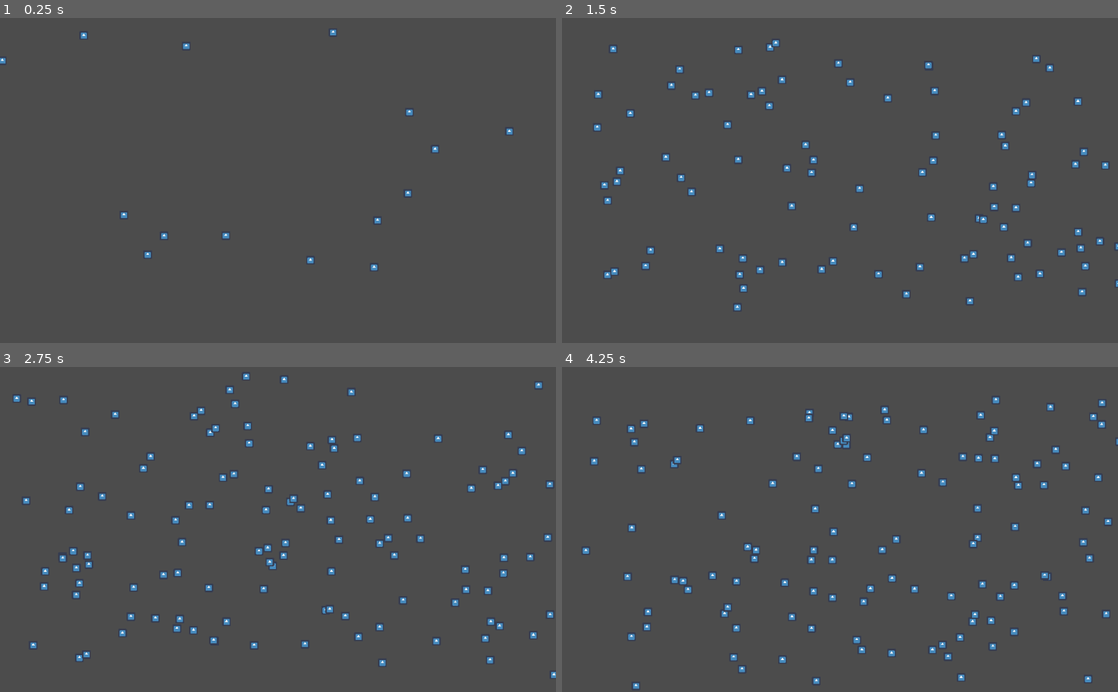
Above: before the commit, frames 1-4 (two rows, left to right).
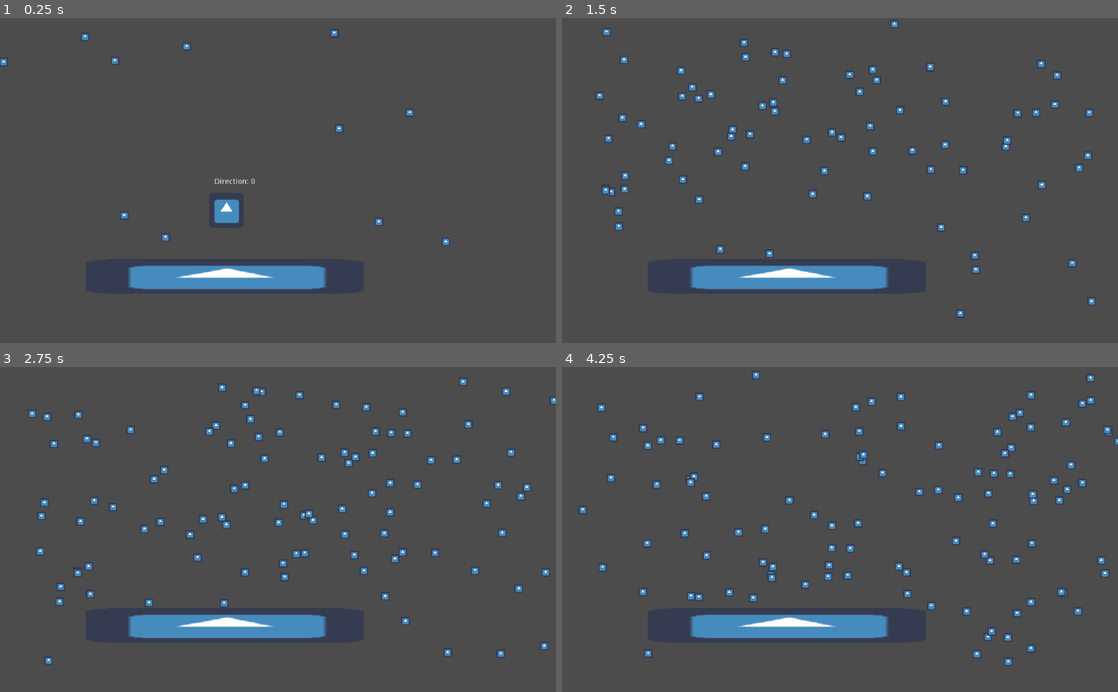
Above: after the commit, the same moments.

Repository: ValorZard/Climb-of-Destiny
Game: Godot game, scene res://BossRoom.tscn
The game is run twice, just before and just after one commit, with the same random seed, the same clock (stepped at 60 frames per second) and the same inputs. This scene is started directly instead of the project's main scene. The engine's default icon, where the game draws it, is replaced by a stand-in: a white triangle on a blue panel in a dark square.
Inputs (mouse positions are in pixels of both pictures, inside the frame that each line leads up to):
- Up to frame 1 (0.25 s): no input
- Up to frame 2 (1.5 s): move the mouse to (962, 164) at 0.52 s; press the mouse at (962, 164) at 0.53 s; hold D (walk_right) from 0.53 s (still down); tap Space (jump) at 0.77 s; move the mouse to (728, 196) at 1.27 s; release the mouse at (728, 196) at 1.28 s; click (728, 196) at 1.35 s
- Up to frame 3 (2.75 s): tap Space (jump) at 1.52 s; move the mouse to (333, 458) at 2.02 s; release D (walk_right) at 2.03 s; press the mouse at (333, 458) at 2.03 s; hold A (walk_left) from 2.03 s (still down)
- Up to frame 4 (4.25 s): move the mouse to (812, 594) at 2.77 s; release A (walk_left) at 2.78 s; release the mouse at (812, 594) at 2.78 s; hold D (walk_right) from 2.78 s (still down); click (812, 594) at 2.85 s; tap Space (jump) at 3.02, 3.77 s; move the mouse to (1006, 578) at 3.52 s; press the mouse at (1006, 578) at 3.53 s

The runs differ from the first frame. In frame 1, 3.4% of the frame differs, in the area x 0-93%, y 3-84%; in frame 2, 5.7%; in frame 3, 7.0%; in frame 4, 7.2%, in the area x 3-100%, y 1-100%.

Commit message:
fixed up boss pattern

Diff:
--- a/AttackPattern2.gd
+++ b/AttackPattern2.gd
@@ -5,16 +5,21 @@
 # var a = 2
 # var b = "text"
 var bullet_prefab := preload("res://Bullets/Bullet.tscn")
+var player : Player
 
 # Called when the node enters the scene tree for the first time.
 func _ready():
+	player = get_parent().get_node("Player")
 	pass # Replace with function body.
 
 
 # Called every frame. 'delta' is the elapsed time since the previous frame.
 func _physics_process(delta):
 	if $Timer.is_stopped():
-		var bullet_position = Vector2(rand_range(0, 1000), rand_range(0, 500))
+		var bullet_position := Vector2(rand_range(0, 1000), rand_range(0, 500))
+		while((bullet_position.x <= player.position.x + 50 and bullet_position.x >= player.position.x - 50)
+		or (bullet_position.y <= player.position.y + 50 and bullet_position.y >= player.position.y - 50)):
+			bullet_position = Vector2(rand_range(0, 1000), rand_range(0, 500))
 		var bullet := bullet_prefab.instance()
 		get_tree().current_scene.get_node("Bullets").add_child(bullet)
 		bullet.position = bullet_position
--- a/BossRoom.tscn
+++ b/BossRoom.tscn
@@ -1,7 +1,9 @@
-[gd_scene load_steps=3 format=2]
+[gd_scene load_steps=5 format=2]
 
 [ext_resource path="res://AttackPattern1.gd" type="Script" id=1]
 [ext_resource path="res://AttackPattern2.gd" type="Script" id=2]
+[ext_resource path="res://Player/Player.tscn" type="PackedScene" id=3]
+[ext_resource path="res://Enviroment/Platform.tscn" type="PackedScene" id=4]
 
 [node name="Root" type="Node2D"]
 
@@ -11,8 +13,16 @@
 
 [node name="Bullets" type="Node" parent="."]
 
+[node name="Platform" parent="." instance=ExtResource( 4 )]
+position = Vector2( 414.483, 477.437 )
+scale = Vector2( 8, 1 )
+
+[node name="Player" parent="." instance=ExtResource( 3 )]
+position = Vector2( 417.034, 215.447 )
+
 [node name="AttackPattern2" type="Node" parent="."]
 script = ExtResource( 2 )
 
 [node name="Timer" type="Timer" parent="AttackPattern2"]
+wait_time = 3.0
 one_shot = true
